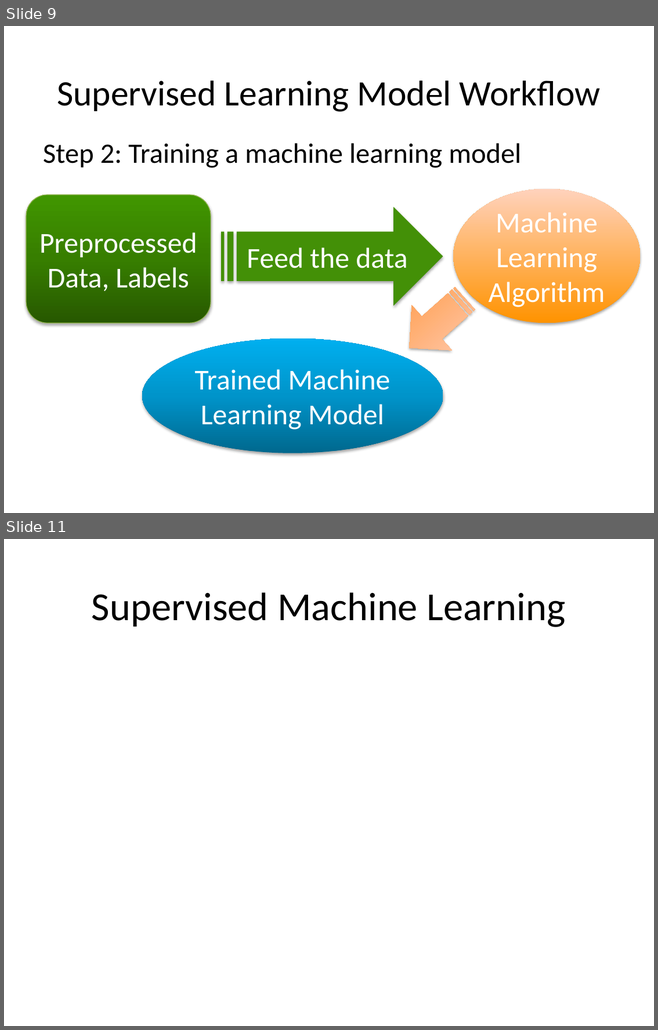
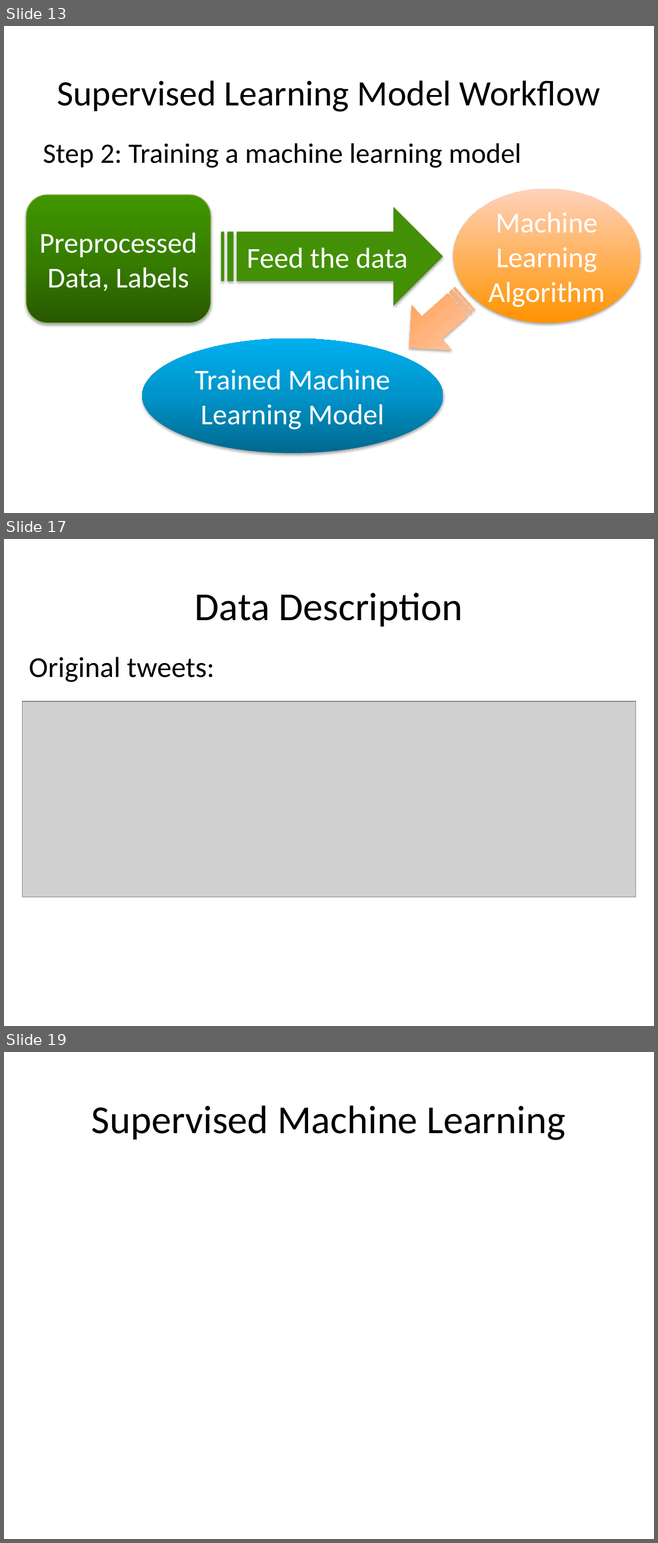
Before and after one commit to Oleksandra28/grad_forum, a slide deck: grad-presentation-sopova 2.pptx. Shown one above the other, each under a label of ours: slides 9 and 11 before the commit, slides 13, 17 and 19 after it; the slides between them are not shown. The pictures are 658x1030 and 658x1543 pixels, drawn with LibreOffice and Linux fonts; fonts in the diff are those of the drawing; grey boxes stand for pictures; background and template pictures are left out. Boxes give left, top, right and bottom in pixels: in the first picture for what was removed or moved away, otherwise in the second. Text is boxed around its words. In the diff, an @@ line names an element or a change of style, - is before the commit and + after.

```diff
--- a/grad-presentation-sopova 2.pptx
+++ b/grad-presentation-sopova 2.pptx
@@ slide 17 added at (4,539,654,1026), background picture (left out) @@
@@ title added at (195,592,462,627), 44 pt, text #000000 @@
+Data Description
@@ text added at (29,657,215,682), 32 pt, text #000000 @@
+Original tweets:
@@ picture added at (22,701,635,897) @@
@@ what was slide 9 is now slide 13 @@
@@ what was slide 11 is now slide 19 @@
```
Also in this commit, not shown: 9 slides changed, 1 other slide added, 2 slides removed, 6 other files.
